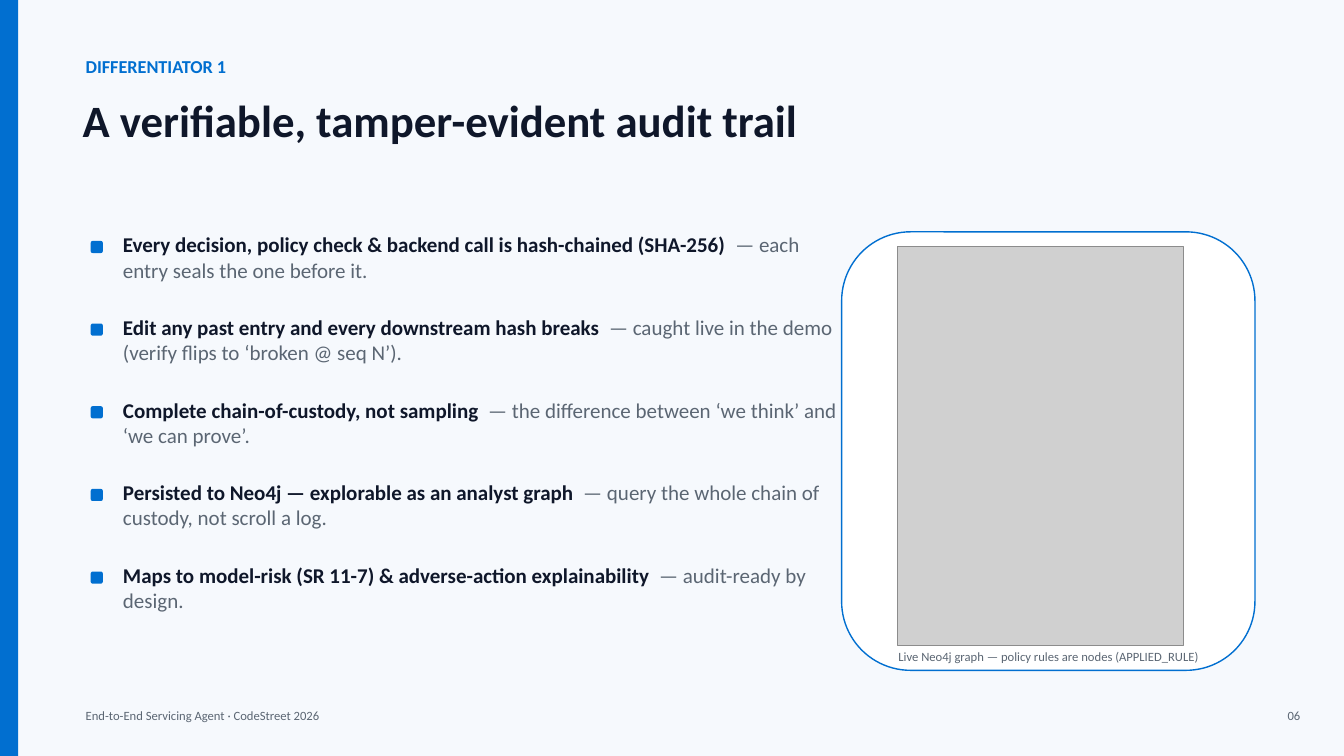
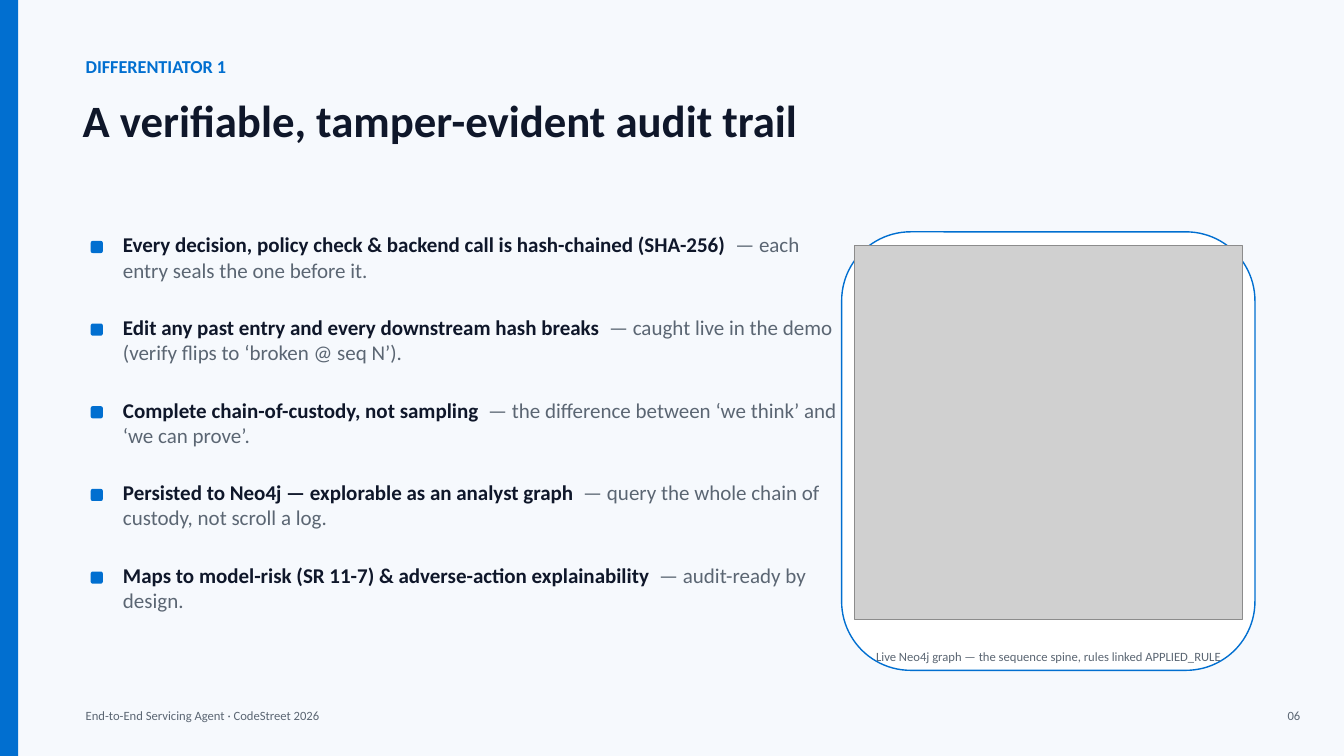
Before and after one commit to VaibhavDangaich/Codestreet_2026, a slide deck: slide 6 of deck/CodeStreet2026_Servicing_Agent.pptx. Drawn at 1344x756 pixels with LibreOffice and Linux fonts; fonts in the diff are those of the drawing; grey boxes stand for pictures. Boxes give left, top, right and bottom in pixels: in the first picture for what was removed or moved away, otherwise in the second. Text is boxed around its words. In the diff, an @@ line names an element or a change of style, - is before the commit and + after.

Commit message:
Slide 6: tighter graph crop so the timeline fills the panel

```diff
--- a/deck/CodeStreet2026_Servicing_Agent.pptx
+++ b/deck/CodeStreet2026_Servicing_Agent.pptx
@@ picture: place and size @@
-picture at box(897, 247, 1184, 645)
+picture at box(855, 246, 1243, 619)
@@ text at box(876, 652, 1220, 665): text changed @@
-Live Neo4j graph — policy rules are nodes (APPLIED_RULE)
+Live Neo4j graph — the sequence spine, rules linked APPLIED_RULE
```
Also in this commit, not shown: 3 other files.
